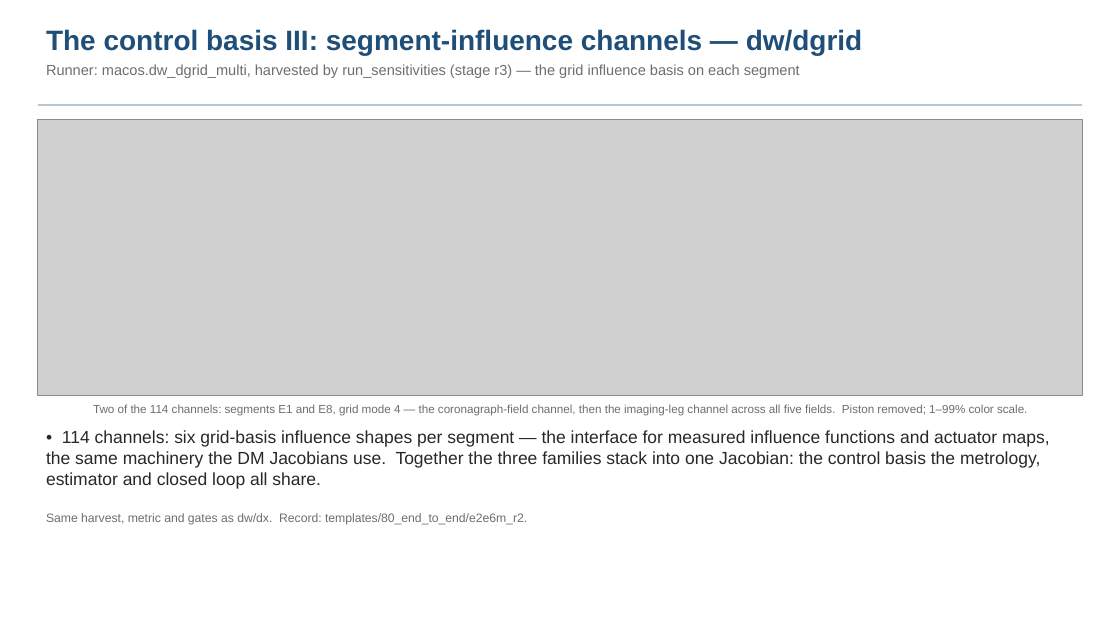
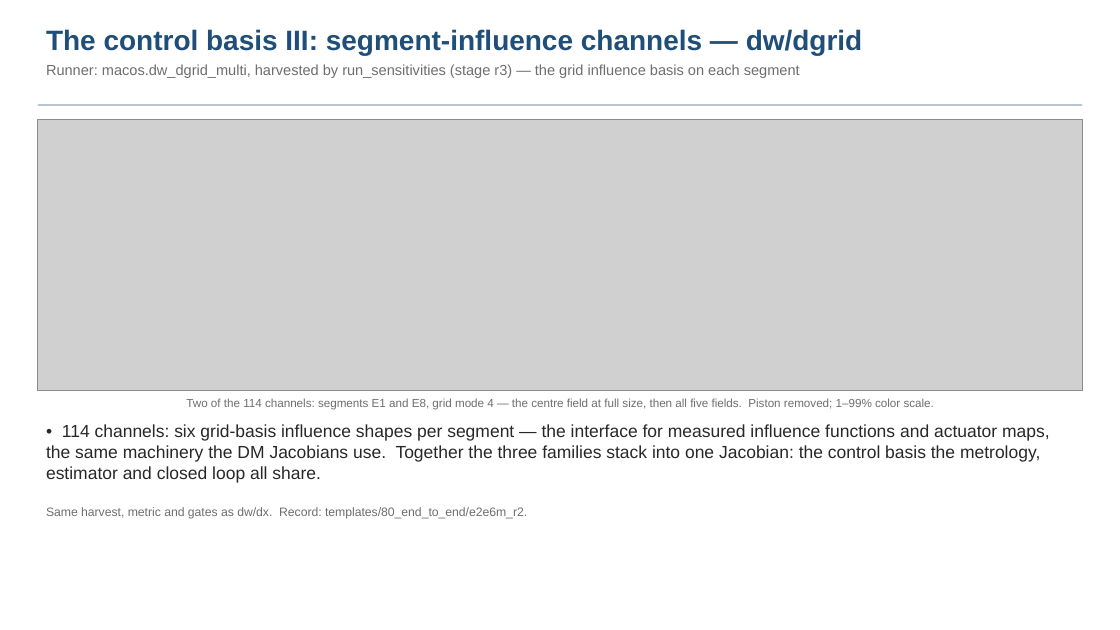
Before and after one commit to nasa-jpl/macos, a slide deck: slide 24 of demo_session/baseline_pass3.pptx. Drawn at 1120x630 pixels with LibreOffice and Linux fonts; fonts in the diff are those of the drawing; grey boxes stand for pictures. Boxes give left, top, right and bottom in pixels: in the first picture for what was removed or moved away, otherwise in the second. Text is boxed around its words. In the diff, an @@ line names an element or a change of style, - is before the commit and + after.

```diff
--- a/demo_session/baseline_pass3.pptx
+++ b/demo_session/baseline_pass3.pptx
@@ picture: place and size @@
-picture at bbox=[38, 119, 1082, 396]
+picture at bbox=[38, 119, 1082, 390]
@@ text "• 114 channels: six grid-basis ...": place and size @@
-text "• 114 channels: six grid-basis ..." at bbox=[46, 430, 1050, 489]
+text "• 114 channels: six grid-basis ..." at bbox=[46, 424, 1050, 483]
@@ text at bbox=[186, 398, 934, 410]: text changed @@
-Two of the 114 channels: segments E1 and E8, grid mode 4 — the coronagraph-field channel, then the imaging-leg channel across all five fields. Piston removed; 1–99% color scale.
+Two of the 114 channels: segments E1 and E8, grid mode 4 — the centre field at full size, then all five fields. Piston removed; 1–99% color scale.
@@ text "Same harvest, metric and gates ...": place and size @@
-text "Same harvest, metric and gates ..." at bbox=[46, 513, 527, 525]
+text "Same harvest, metric and gates ..." at bbox=[46, 507, 527, 519]
```
Also in this commit, not shown: 2 other slides changed, 7 other files.
